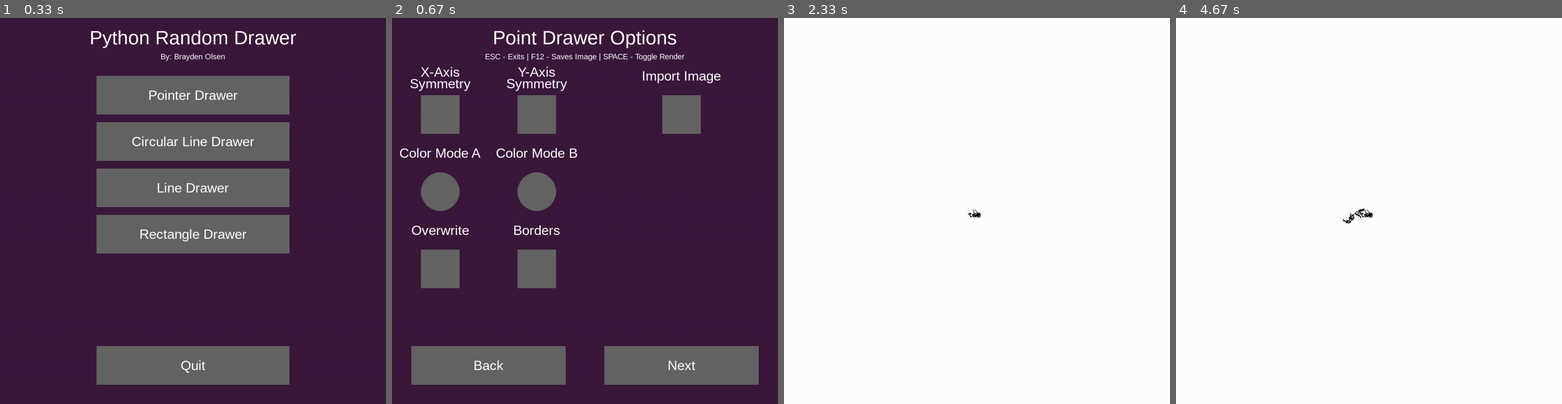
Above: before the commit, frames 1-4 (left to right).
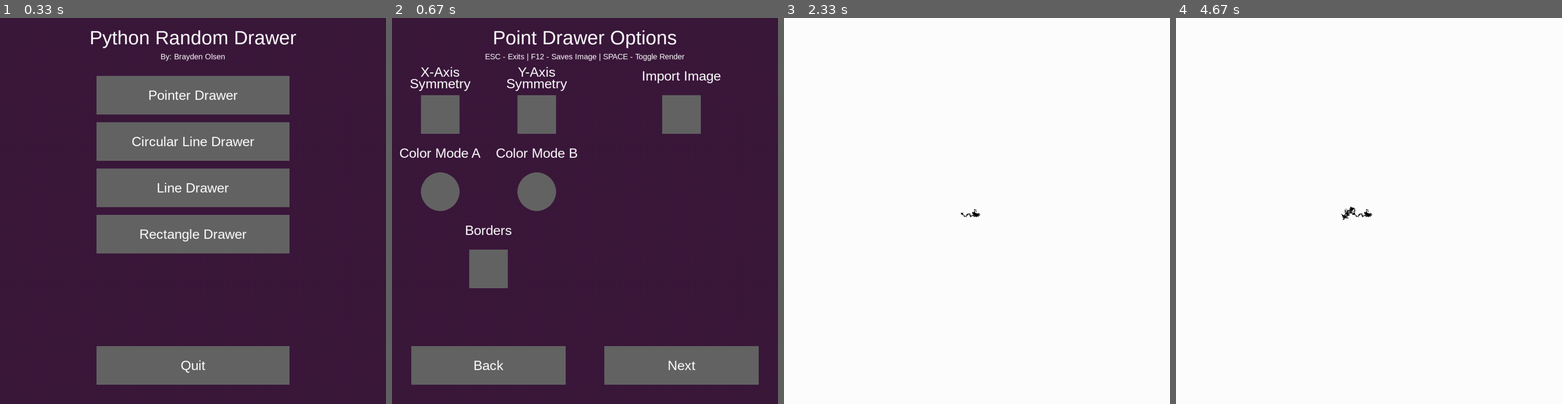
Above: after the commit, the same moments.

Repository: dogou77/pygame-rand-draw
Game: pygame game, started from draw.py
Same seed, same stepped clock (60 frames per second), same inputs: the game is played once before the commit and once after it.
Inputs:
- Up to frame 1 (0.33 s): no input
- Up to frame 2 (0.67 s): click "Pointer Drawer" at 0.38 s
- Up to frame 3 (2.33 s): click "Next" at 0.72 s; tap Space at 1, 1.4, 1.7, 1.95, 2.28 s
- Up to frame 4 (4.67 s): tap Space at 2.58, 2.78, 3.08, 3.35, 3.68, 3.98, 4.12, 4.52 s

Frame 1 is identical in both runs. In frame 2, 3.4% of the frame differs, in the area x 5-44%, y 53-70%; in frame 3, less than 0.1%; in frame 4, 0.2%.

Commit message:
removed overwrite as it is no longer functional, sped up drawing

Diff:
--- a/draw.py
+++ b/draw.py
@@ -150,7 +150,6 @@
         "sym_y"    : False,
         "color_a"  : False,
         "color_b"  : False,
-        "overwrite": False,
         "borders"  : False,
         "is_image" : False,
         "image_str": "",
@@ -168,8 +167,7 @@
     # initialize check boxes
     check_box_sym_x     = pguiin.CheckBox(125, 250, 100, 100, BUTTON_DARK, GREEN, 10, True)
     check_box_sym_y     = pguiin.CheckBox(375, 250, 100, 100, BUTTON_DARK, GREEN, 10, True)
-    check_box_overwrite = pguiin.CheckBox(125, 650, 100, 100, BUTTON_DARK, GREEN, 10, True)
-    check_box_borders   = pguiin.CheckBox(375, 650, 100, 100, BUTTON_DARK, GREEN, 10, True)
+    check_box_borders   = pguiin.CheckBox(250, 650, 100, 100, BUTTON_DARK, GREEN, 10, True)
     check_box_image     = pguiin.CheckBox(750, 250, 100, 100, BUTTON_DARK, GREEN, 10, True)
 
     # initialize radio buttons and add them to the radio_button list
@@ -208,7 +206,6 @@
             # toggles the check boxes if the mouse is in their area
             check_box_sym_x.toggle(ev)
             check_box_sym_y.toggle(ev)
-            check_box_overwrite.toggle(ev)
             check_box_borders.toggle(ev)
             check_box_image.toggle(ev)
 
@@ -225,7 +222,6 @@
         # render the check boxes
         check_box_sym_x.render(screen)
         check_box_sym_y.render(screen)
-        check_box_overwrite.render(screen)
         check_box_borders.render(screen)
         check_box_image.render(screen)
 
@@ -250,8 +246,7 @@
         draw_centered_text(screen, font_label, "Symmetry", WHITE, 375, 170)
         draw_centered_text(screen, font_label, "Color Mode A", WHITE, 125, 350)
         draw_centered_text(screen, font_label, "Color Mode B", WHITE, 375, 350)
-        draw_centered_text(screen, font_label, "Overwrite", WHITE, 125, 550)
-        draw_centered_text(screen, font_label, "Borders", WHITE, 375, 550)
+        draw_centered_text(screen, font_label, "Borders", WHITE, 250, 550)
         draw_centered_text(screen, font_label, "Import Image", WHITE, 750, 150)
 
         # updates the frames of the game
@@ -262,7 +257,6 @@
     info["sym_y"]     = check_box_sym_y.state
     info["color_a"]   = radio_color_a.state
     info["color_b"]   = radio_color_b.state
-    info["overwrite"] = check_box_overwrite.state
     info["borders"]   = check_box_borders.state
     info["is_image"]  = check_box_image.state
     info["image_str"] = text_in_image.text
@@ -286,7 +280,7 @@
 
     screen.fill(WHITE)
 
-    # TODO: add try except statement
+    # attempts to load the user defined image
     if info["is_image"]:
         try:
             background = pygame.image.load(info["image_str"])
@@ -306,31 +300,28 @@
             color = randomize_color_b()
 
         # generate a random number
-        rand_num = random.randrange(1, 10, 1)
+        rand_num = random.randrange(0, 8, 1)
 
         # match random number to corresponding direction based on numpad
         match rand_num:
-            case 1:
+            case 0:
                 pixel[0] -= 1
                 pixel[1] -= 1
+            case 1:
+                pixel[1] -= 1
             case 2:
+                pixel[0] += 1
                 pixel[1] -= 1
             case 3:
+                pixel[0] -= 1
+            case 4:
                 pixel[0] += 1
-                pixel[1] -= 1
-            case 4:
-                pixel[0] -= 1
             case 5:
-                pixel[0] += 0
-                pixel[1] += 0
-            case 6:
-                pixel[0] += 1
-            case 7:
                 pixel[0] -= 1
                 pixel[1] += 1
-            case 8:
+            case 6:
                 pixel[1] += 1
-            case 9:
+            case 7:
                 pixel[0] += 1
                 pixel[1] += 1
 
@@ -351,10 +342,6 @@
                 pygame.quit()
             toggles = commands(screen, ev, toggles)
 
-        # if the pixel the pointer is over is not white, then make the color white
-        if info["overwrite"]:
-            if screen.get_at(([pixel[0], pixel[1]])) != (255, 255, 255):
-                color = WHITE
         # draw a pixel
         screen.fill(color, ([pixel[0], pixel[1]], (1, 1)))
         # symmetry over x axis
